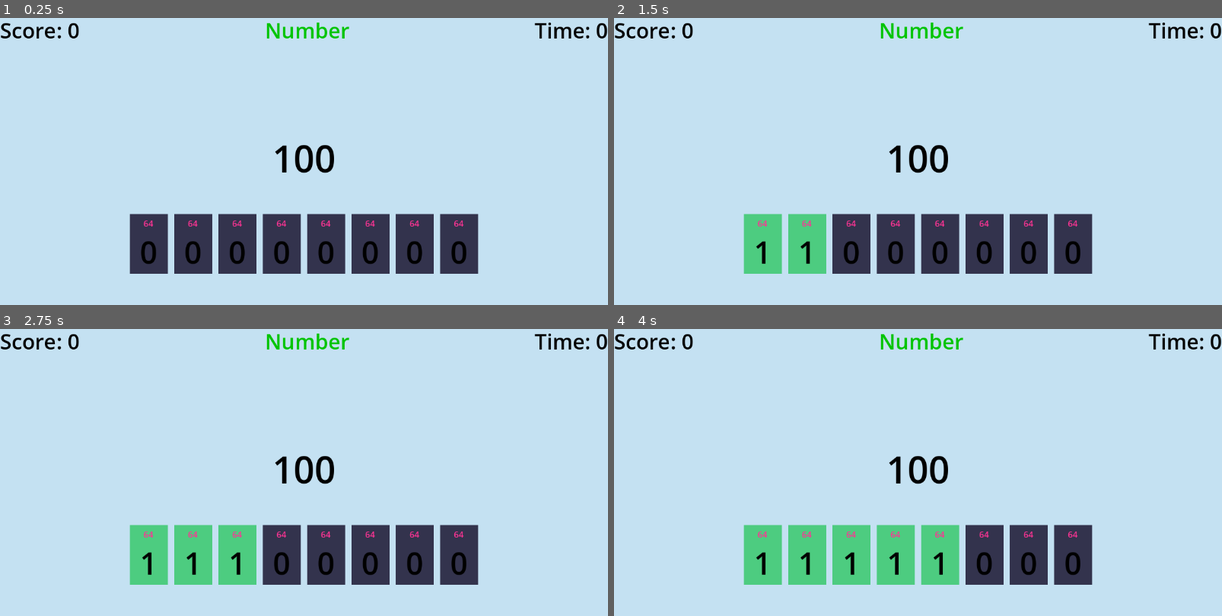
Above: before the commit, frames 1-4 (two rows, left to right).
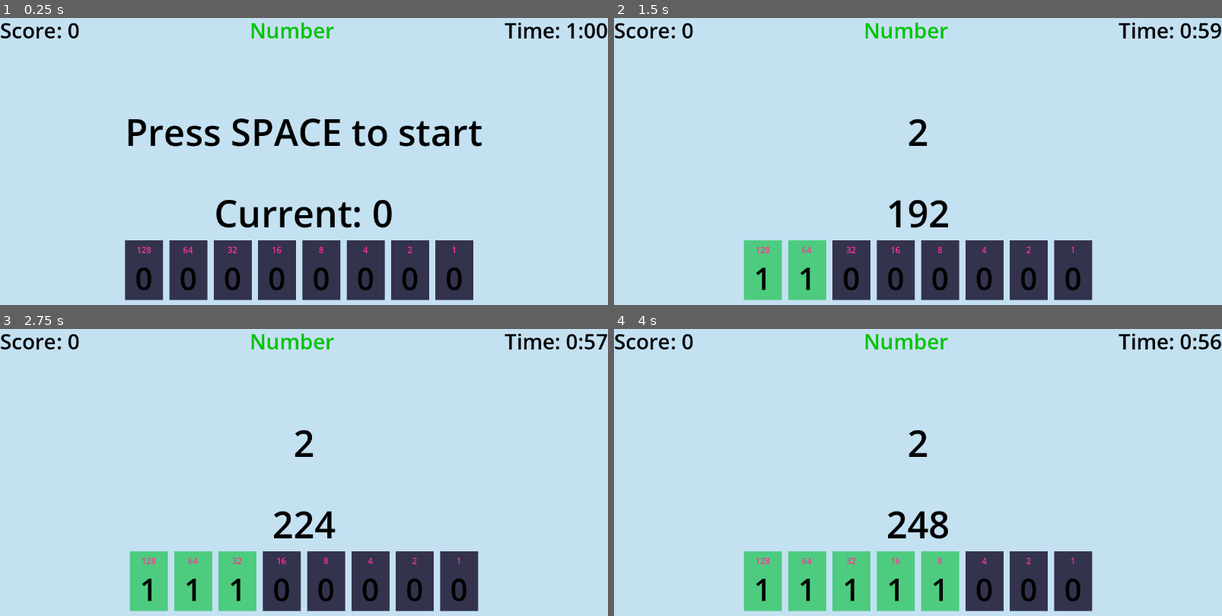
Above: after the commit, the same moments.

Repository: syddddddd/COMP4900_Project2
Game: Godot game, scene res://Game.tscn
The game is run twice, just before and just after one commit, with the same random seed, the same clock (stepped at 60 frames per second) and the same inputs. This scene is started directly instead of the project's main scene.
Inputs (mouse positions are in pixels of both pictures, inside the frame that each line leads up to):
- Up to frame 1 (0.25 s): no input
- Up to frame 2 (1.5 s): tap Space at 0.5 s; move the mouse to (759, 244) at 0.52 s; hold Enter (ui_accept) 0.53-1.28 s; click (759, 244) at 0.67 s; move the mouse to (808, 244) at 1.27 s; tap Enter (ui_accept) at 1.35 s; click (808, 244) at 1.42 s
- Up to frame 3 (2.75 s): tap Enter (ui_accept) at 1.52, 1.82, 2 s; move the mouse to (237, 555) at 2.02 s; hold Enter (ui_accept) from 2.03 s (still down); click (237, 555) at 2.17 s
- Up to frame 4 (4 s): move the mouse to (893, 555) at 2.77 s; release Enter (ui_accept) at 2.78 s; tap Enter (ui_accept) at 2.85, 3.02, 3.32, 3.5 s; click (893, 555) at 2.92 s; move the mouse to (942, 555) at 3.52 s; hold Enter (ui_accept) from 3.53 s (still down); click (942, 555) at 3.67 s

The runs differ from the first frame. In frame 1, 16% of the frame differs, in the area x 20-98%, y 1-99%; in frame 2, 12%; in frame 3, 12%; in frame 4, 12%.

Commit message:
gameplay works

Diff:
--- a/project-2-comp-49000/Game.tscn
+++ b/project-2-comp-49000/Game.tscn
@@ -1,6 +1,7 @@
-[gd_scene load_steps=5 format=3 uid="uid://bp853q3eqwkuw"]
+[gd_scene load_steps=6 format=3 uid="uid://bp853q3eqwkuw"]
 
 [ext_resource type="PackedScene" uid="uid://o5ayisyicsiv" path="res://bit.tscn" id="1_wbfu4"]
+[ext_resource type="Script" uid="uid://xhu4d8nfstr8" path="res://game.gd" id="1_xkndl"]
 
 [sub_resource type="LabelSettings" id="LabelSettings_6ubv3"]
 font_size = 40
@@ -15,6 +16,7 @@
 font_color = Color(0, 0, 0, 1)
 
 [node name="Game" type="Node2D"]
+script = ExtResource("1_xkndl")
 
 [node name="Background" type="ColorRect" parent="."]
 offset_right = 1152.0
@@ -66,6 +68,13 @@
 custom_minimum_size = Vector2(0, 50)
 layout_mode = 2
 
+[node name="current value" type="Label" parent="CenterContainer/Game Area"]
+layout_mode = 2
+text = "0"
+label_settings = SubResource("LabelSettings_xkndl")
+horizontal_alignment = 1
+vertical_alignment = 1
+
 [node name="Bits" type="HBoxContainer" parent="CenterContainer/Game Area"]
 custom_minimum_size = Vector2(660, 50)
 layout_mode = 2
--- a/project-2-comp-49000/bit.gd
+++ b/project-2-comp-49000/bit.gd
@@ -4,8 +4,9 @@
 @export var bit_value: int = 1  # Set this in inspector: 128, 64, 32, 16, 8, 4, 2, 1
 @export var bit_index: int = 0  # Set this in inspector: 7, 6, 5, 4, 3, 2, 1, 0
 
-@onready var bit_label = $BitLabel  # Adjust path if your label has different name
-@onready var background = $Background  # If you have a ColorRect for background
+@onready var bit_label = $BitLabel
+@onready var background = $Background
+@onready var helper = $DifficultyHelp
 
 var is_on: bool = false
 
@@ -42,3 +43,7 @@
 func reset():
 	is_on = false
 	update_display()
+
+func update_values():
+	helper.text ="%d" %bit_value
+	update_display()
--- /dev/null
+++ b/project-2-comp-49000/game.gd
@@ -0,0 +1,162 @@
+extends Node
+
+@onready var bits_container = $"CenterContainer/Game Area/Bits"
+@onready var target_label = $"CenterContainer/Game Area/target number"
+@onready var score_label = $"TopBar/Score"
+@onready var timer_label = $"TopBar/Timer"
+@onready var current_value_label = $"CenterContainer/Game Area/current value"
+
+# Array to hold all bit nodes
+var bits = []
+
+# Game state
+var target_number: int = 0
+var current_value: int = 0
+var score: int = 0
+var time_remaining: float = 60.0  # Default 60 seconds, adjust as needed
+var is_game_active: bool = false
+var game_started: bool = false  # Track if game has ever started
+
+func _ready():
+	initialize_bits()
+	show_start_screen()
+
+func initialize_bits():
+	# Get all bit children from the Bits container
+	for i in range(bits_container.get_child_count()):
+		var bit = bits_container.get_child(bits_container.get_child_count()-i-1)
+
+		# Set the bit's properties
+		bit.bit_index = i
+		bit.bit_value = int(pow(2, i))  # 2^i: 1, 2, 4, 8, 16, 32, 64, 128
+
+		# Connect to the bit's toggle signal
+		bit.bit_toggled.connect(_on_bit_toggled)
+
+		bit.update_values()
+
+		# Add to our bits array
+		bits.append(bit)
+
+	print("Initialized ", bits.size(), " bits")
+
+func show_start_screen():
+	is_game_active = false
+	game_started = false
+
+	# Show start message
+	target_label.text = "Press SPACE to start"
+
+	# Initialize displays
+	score = 0
+	time_remaining = 60.0
+	update_score_display()
+	update_timer_display()
+
+	# Reset bits
+	reset_bits()
+
+func start_game():
+	score = 0
+	time_remaining = 60.0
+	is_game_active = true
+
+	update_score_display()
+	generate_new_target()
+
+func _process(delta):
+	if is_game_active:
+		time_remaining -= delta
+		update_timer_display()
+
+		if time_remaining <= 0:
+			end_game()
+
+func _on_bit_toggled(_bit_index, _is_on, _bit_value):
+	calculate_current_value()
+	check_if_correct()
+
+func calculate_current_value():
+	current_value = 0
+
+	for bit in bits:
+		if bit.is_on:
+			current_value += bit.bit_value
+
+	# Update display of current value label
+	current_value_label.text = "%d" % current_value
+
+func check_if_correct():
+	if current_value == target_number:
+		# Correct answer!
+		score += 1
+		update_score_display()
+
+		print("Correct! Score: ", score)
+
+		# Reset and generate new target
+		reset_bits()
+		generate_new_target()
+
+func generate_new_target():
+	# Generate a random number between 0-255 (for 8 bits)
+	target_number = randi() % 256
+	target_label.text = str(target_number)
+
+	print("New target: ", target_number)
+
+func reset_bits():
+	for bit in bits:
+		bit.reset()
+	current_value = 0
+
+
+	current_value_label.text = "Current: 0"
+
+func update_score_display():
+	score_label.text = "Score: %d" % score
+
+func update_timer_display():
+	var minutes = int(time_remaining) / 60.0
+	var seconds = int(time_remaining) % 60
+	timer_label.text = "Time: %d:%02d" % [minutes, seconds]
+
+func end_game():
+	is_game_active = false
+	time_remaining = 0
+	update_timer_display()  # Show 0:00
+
+	# Show game over message
+	target_label.text = "GAME OVER\nPress SPACE to play again"
+
+	print("Game Over! Final Score: ", score)
+
+func _input(event):
+	# Add restart with spacebar or something
+	if not is_game_active and event.is_action_pressed("ui_accept"):
+		if game_started:
+			# Game over, restart
+			reset_game()
+		else:
+			# First time starting
+			start_game()
+
+func reset_game():
+	# Reset all game state
+	score = 0
+	time_remaining = 60.0
+	current_value = 0
+
+	# Reset bits
+	reset_bits()
+
+	# Update all displays
+	update_score_display()
+	update_timer_display()
+
+	# Generate new target (this will replace the game over text)
+	generate_new_target()
+
+	# Restart the game
+	is_game_active = true
+	print("Game restarted!")
Not shown, added: project-2-comp-49000/game.gd.uid
